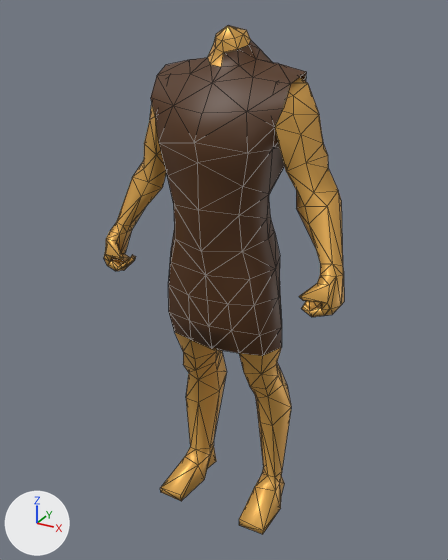
The COLLADA model binaries/data/mods/public/art/animation/biped/rider/cavalry/javelin/attack_ranged.dae as it was, and as the next commit left it.
Rendered twice from a 50 mm lens placed at (2.07, -3.81, 3.96), pointed at (-0.04, 0.02, 2.04). The axes (+X, +Y, +Z) are drawn at lower left. The lights are the same throughout. Mesh edges are drawn as thin lines.

Script lines for the objects in view, before the commit:
```python
me_cube_010 = bpy.data.meshes.new('Cube.010')
me_cube_010.from_pydata(...)  # 391 vertices, 752 faces; spans x -0.96..0.96, y -0.43..0.4, z 0.0..3.85
# faces by material slot: [206, 546]
me_cube_010.materials.append(mat_armor)  # brown #523010
me_cube_010.materials.append(mat_skin)  # orange #e7b056
ob_m_armor_tunic_short = bpy.data.objects.new('m_armor_tunic_short', me_cube_010)
ob_m_armor_tunic_short.location = (0.0, 0.0, 0.0)
```
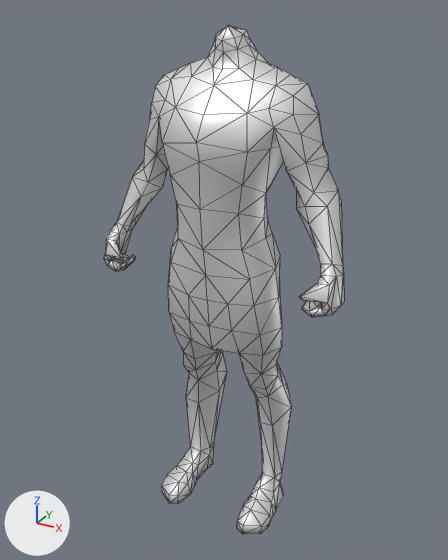
What changed in the scene script:
```text
Add mat_skin_001:
    mat_skin_001 = principled_material('Skin.001')
    mat_skin_001.base_color = (0.8, 0.8, 0.8)  # white #e7e7e7
    mat_skin_001.metallic = 0.5
Change me_cube_010:
    used by ob_m_armor_tunic_short; location = (0.0, 0.0, 0.0)
    remove me_cube_010.from_pydata(...)  # 391 vertices, 752 faces; spans x -0.96..0.96, y -0.43..0.4, z 0.0..3.85
    add me_cube_010.from_pydata(...)  # 423 vertices, 836 faces; spans x -0.96..0.96, y -0.41..0.4, z 0.0..3.85
    me_cube_010 part 1
    34 vertices are removed from x -0.53..0.53, y -0.37..0.28, z 2.42..3.58
    111 faces are deleted
    3 vertices in x -0.23..0.23, y -0.2..-0.09, z 3.52..3.55 move by (0.0, 0.02, -0.02)
    3 vertices in x -0.3..0.3, y 0.19..0.31, z 2.58..3.37 move by (0.0, -0.02, 0.0)
    39 vertices move from x -0.38..0.38, y -0.43..0.36, z 2.43..3.71 to x -0.36..0.36, y -0.41..0.34, z 2.43..3.7
    24 vertices are added at x -0.46..0.46, y -0.35..0.25, z 2.42..3.56
    111 new faces join them
    me_cube_010 part 2
    22 vertices are removed from x -0.51..0.51, y -0.3..0.34, z 0.0..0.18
    62 faces are deleted
    4 vertices move from x -0.36..0.36, y -0.01..0.08, z 0.18..0.26 to x -0.31..0.31, y -0.01..0.08, z 0.18..0.26
    64 vertices are added at x -0.51..0.51, y -0.38..0.3, z 0.0..0.2
    146 new faces join them
    me_cube_010 part 3: 137 faces spanning x -0.49..0.49, y -0.41..0.34, z 1.58..3.76 switch from mat_armor (brown #523010) to mat_skin_001 (white #e7e7e7)
    me_cube_010 part 4: 442 faces spanning x -0.96..0.96, y -0.34..0.4, z 0.14..3.85 switch from mat_skin (orange #e7b056) to mat_skin_001 (white #e7e7e7)
```

Changed parts and their boxes [x1, y1, x2, y2] in the pictures (448 x 560 px; the box of a moved part takes in the faces that stretch with it):
part 1 of me_cube_010, moved or reshaped: [144, 49, 308, 279] in both
part 2 of me_cube_010, built on: before [160, 404, 284, 534]; after [162, 404, 283, 534]
part 3 of me_cube_010, recoloured (brown to white): [168, 40, 282, 356] in both
part 4 of me_cube_010, recoloured (brown to white): [104, 25, 344, 482] in both
